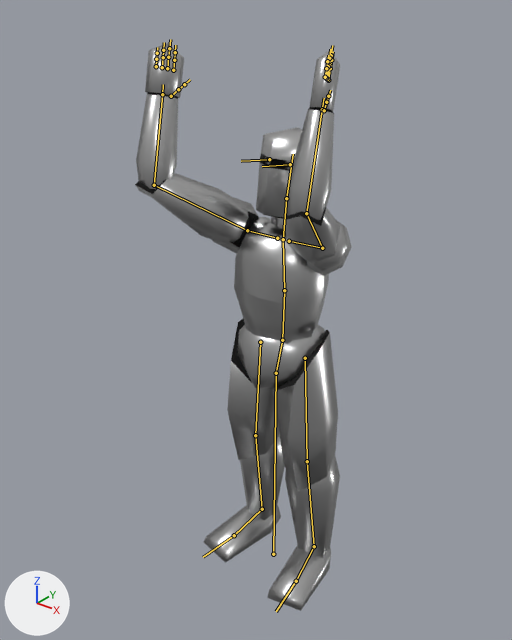
Before and after pictures for a commit that changed the glTF model assets/knight.glb.
Rendered twice from a camera (50 mm lens) standing at (1.62, -2.16, 2.62) and looking at (-0.11, 0.0, 1.28). Every picture has the same lights, and +X, +Y and +Z are marked at lower left. Both versions are drawn at frame 8 of the action 'Jump'; the numbers are the values there. The bones that bend it are drawn over the model as lines.
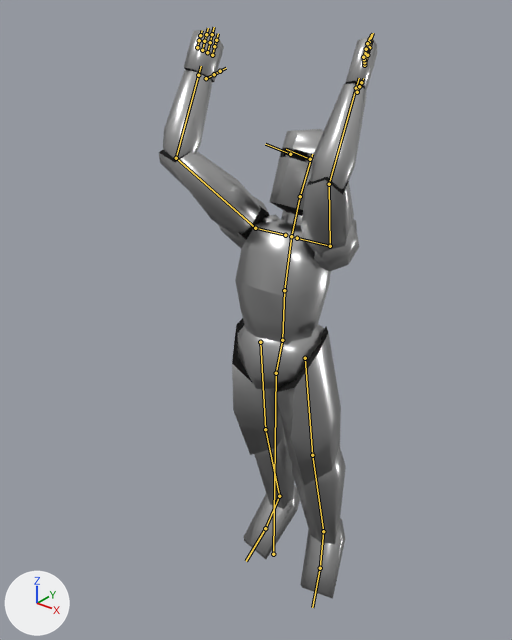
Changed parts and their boxes [x1, y1, x2, y2] in the pictures (512 x 640 px):
'Cylinder.002', posed (6% shorter): before [136, 93, 334, 220]; after [163, 70, 366, 189]
'Cylinder.006', posed: before [227, 319, 338, 492]; after [232, 318, 341, 486]
'Cylinder.001', posed (16% taller): before [135, 173, 340, 266]; after [159, 150, 354, 258]
'Cylinder', posed: before [234, 222, 329, 344]; after [235, 220, 331, 345]
'Cylinder.009', posed: before [240, 437, 340, 558]; after [254, 436, 346, 544]
'Cube', posed (20% narrower, 7% taller): before [204, 505, 331, 611]; after [244, 485, 345, 599]
'Cylinder.003', posed (9% shorter): before [145, 43, 340, 111]; after [184, 29, 377, 91]
'Cylinder.004', posed (15% wider): before [256, 127, 302, 219]; after [270, 129, 323, 216]
'Cylinder.007', posed: before [238, 325, 325, 388]; after [238, 324, 324, 389]
'Sphere', posed: before [212, 197, 352, 276]; after [218, 196, 359, 272]
'eyes', posed: before [265, 156, 293, 171]; after [285, 148, 314, 164]
bone 'chest', root to tip: before (284, 290) to (283, 239); after (284, 290) to (291, 236)
bone 'upper_leg.L', root to tip: before (305, 358) to (307, 461); after (305, 358) to (312, 455)
bone 'foot.L', root to tip: before (314, 546) to (296, 581); after (323, 531) to (320, 568)
bone 'upper_leg.R', root to tip: before (260, 342) to (255, 435); after (260, 342) to (265, 429)
bone 'foot.R', root to tip: before (262, 509) to (234, 535); after (279, 496) to (265, 528)

The change in detail:
Bone 'chest' (bone_chest) turns from (0, 0, -6) to (0, 0, 8) degrees about its own x, y and z.
Bone 'upper_leg.L' (bone_upper_leg_l) turns from (4, -9, 18) to (3, -9, 24) degrees about its own x, y and z.
Bone 'foot.L' (bone_foot_l) turns from (0, 0, -4) to (0, 0, 50) degrees about its own x, y and z.
Bone 'upper_leg.R' (bone_upper_leg_r) turns from (4, 9, -20) to (3, 9, -27) degrees about its own x, y and z.
Bone 'foot.R' (bone_foot_r) turns from (0, 0, 5) to (0, 0, -33) degrees about its own x, y and z.
